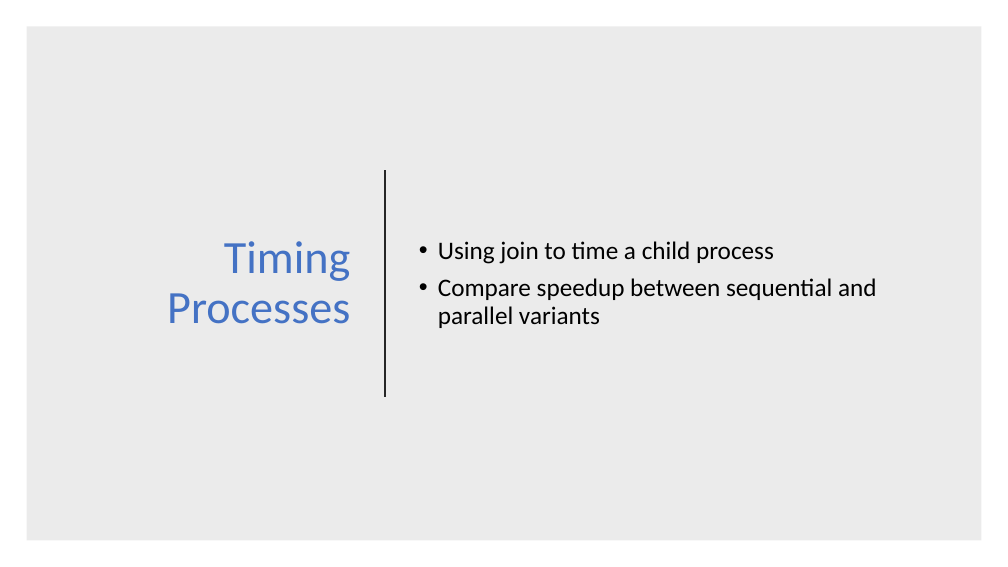
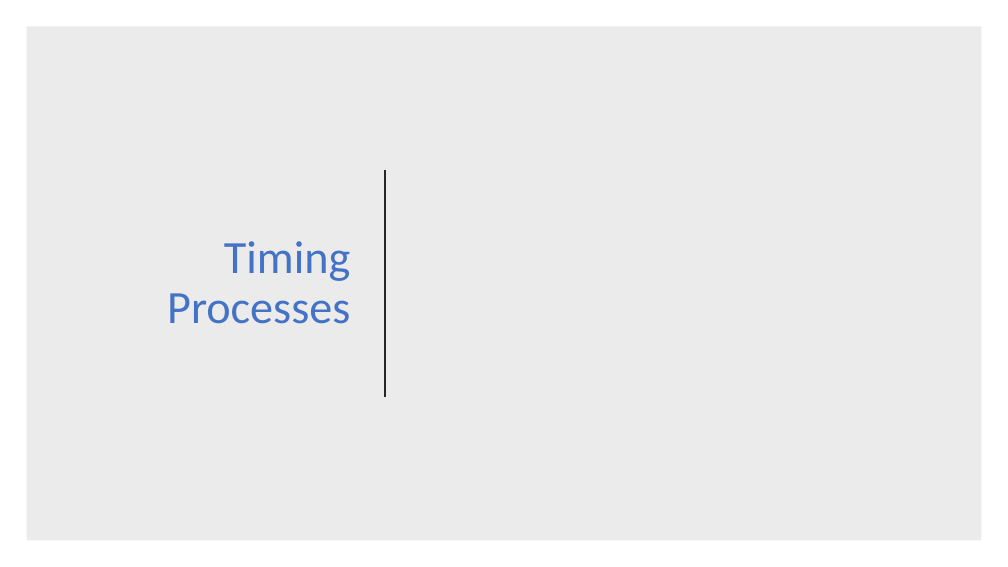
Before and after one commit to evarga/parallel-computing-lectures, a slide deck: slide 7 of lecture-2/presentation-2.pptx. Drawn at 1008x567 pixels with LibreOffice and Linux fonts; fonts in the diff are those of the drawing; grey boxes stand for pictures. Boxes give left, top, right and bottom in pixels: in the first picture for what was removed or moved away, otherwise in the second. Text is boxed around its words. In the diff, an @@ line names an element or a change of style, - is before the commit and + after.

```diff
--- a/lecture-2/presentation-2.pptx
+++ b/lecture-2/presentation-2.pptx
@@ text removed at [438, 241, 877, 328] @@
-• Using join to time a child process
-• Compare speedup between sequential and parallel variants
```
